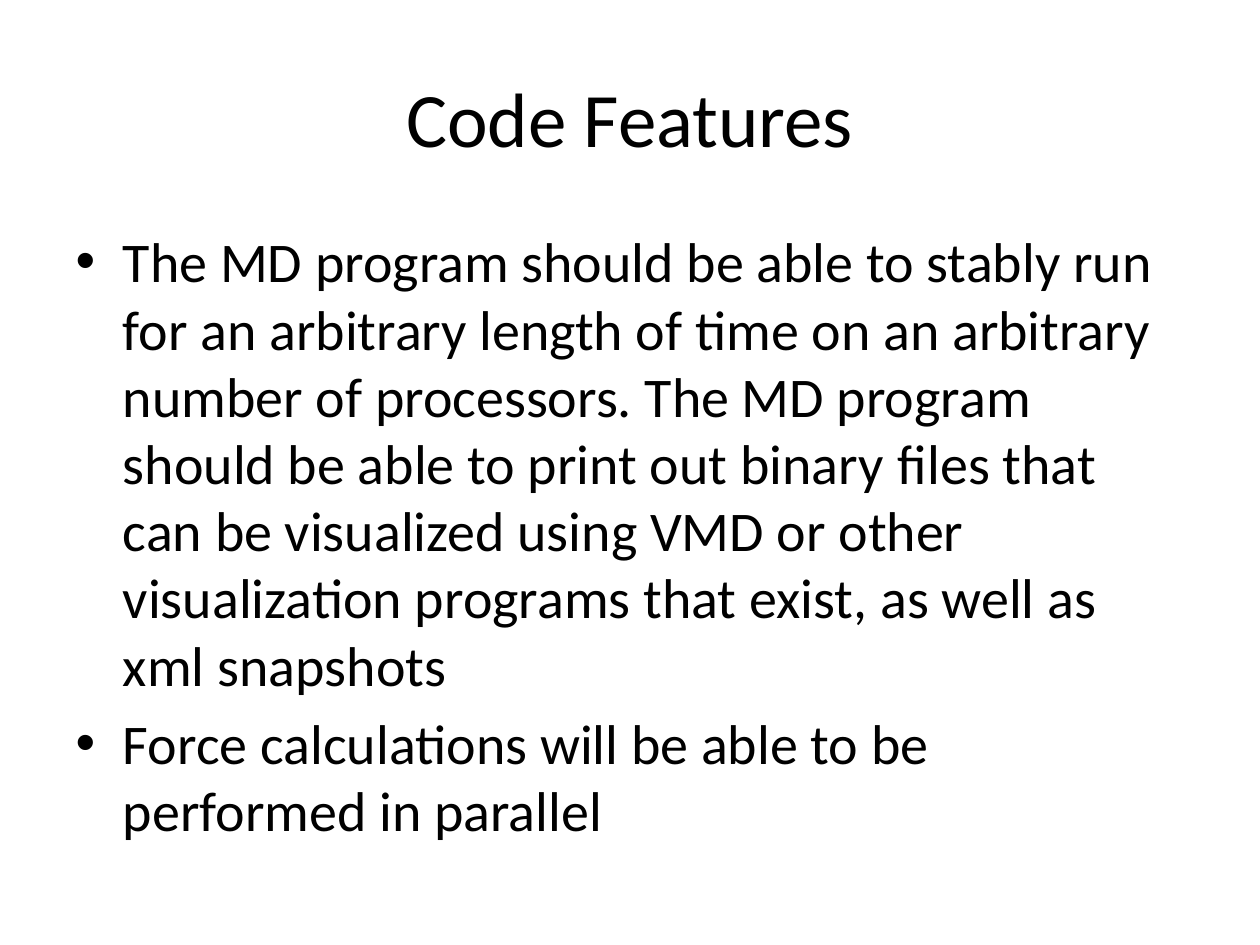
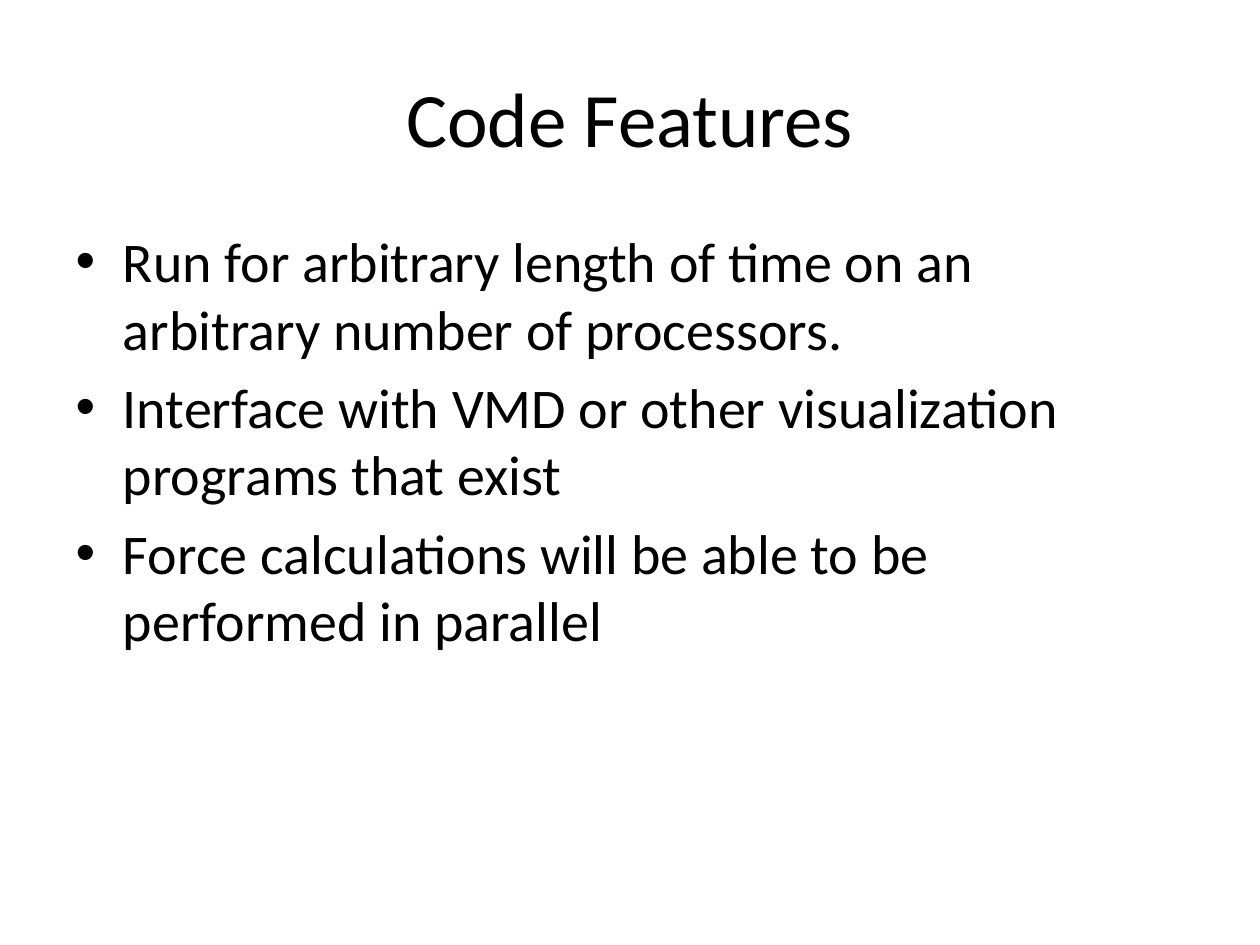
Before and after one commit to PrincetonUniversity/PrincetonCBEMDMPI, a slide deck: slide 14 of designreview/designreview.pptx (slide 15 before the commit). Drawn at 1260x945 pixels with LibreOffice and Linux fonts; fonts in the diff are those of the drawing. Boxes give left, top, right and bottom in pixels: in the first picture for what was removed or moved away, otherwise in the second. Text is boxed around its words. In the diff, an @@ line names an element or a change of style, - is before the commit and + after.

```diff
--- a/designreview/designreview.pptx
+++ b/designreview/designreview.pptx
@@ text at [123, 243, 1058, 505]: text changed @@
-• The MD program should be able to stably run for an arbitrary length of time on an arbitrary number of processors. The MD program should be able to print out binary ﬁles that can be visualized using VMD or other visualization programs that exist, as well as xml snapshots
+• Run for arbitrary length of time on an arbitrary number of processors.
+• Interface with VMD or other visualization programs that exist
```
Also in this commit, not shown: 7 other slides changed, 2 slides removed.
